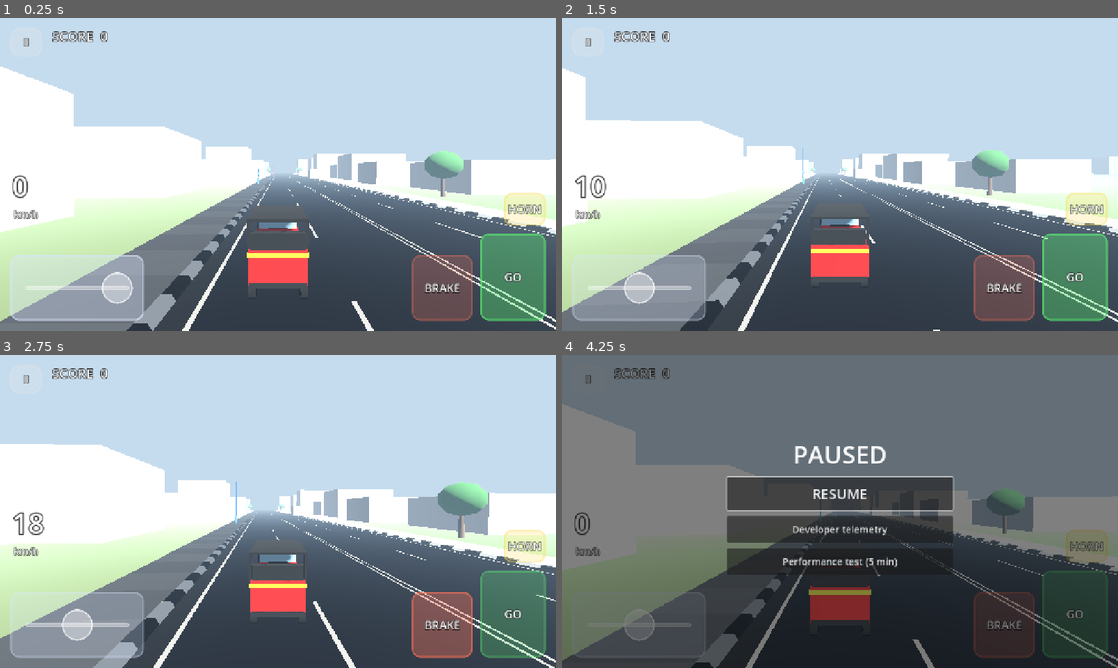
Above: before the commit, frames 1-4 (two rows, left to right).
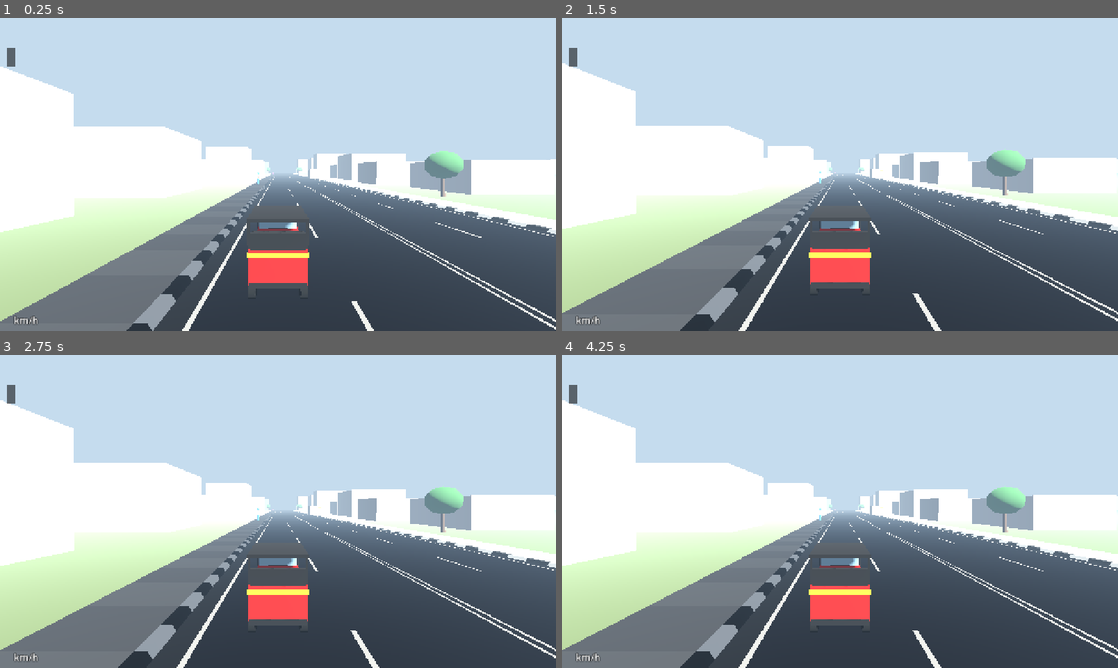
Above: after the commit, the same moments.

Repository: chaven-sl/TukTukColombo
Game: Godot game, scene res://tests/scenarios/mobile_touch_test.tscn
Two runs of this game, one before a commit and one after it. Both use one fixed random seed, a clock stepped at 60 frames per second and the inputs below. This scene is started directly instead of the project's main scene.
Inputs (mouse positions are in pixels of both pictures, inside the frame that each line leads up to):
- Up to frame 1 (0.25 s): no input
- Up to frame 2 (1.5 s): move the mouse to (962, 158) at 0.52 s; hold D (steer_right) 0.53-1.25 s; hold E (interact) 0.53-1.25 s; click (962, 158) at 0.67 s; drag from (728, 190) to (812, 237) at 1.27 s
- Up to frame 3 (2.75 s): move the mouse to (333, 442) at 2.02 s; hold D (steer_right) from 2.03 s (still down); hold E (interact) from 2.03 s (still down)
- Up to frame 4 (4.25 s): release D (steer_right) at 2.75 s; release E (interact) at 2.75 s; drag from (812, 574) to (673, 464) at 2.77 s; move the mouse to (1006, 558) at 3.52 s; hold A (steer_left) from 3.53 s (still down); hold H (horn) from 3.53 s (still down); tap E (interact) at 3.8 s

The runs differ from the first frame. In frame 1, 12% of the frame differs, in the area x 1-99%, y 4-98%; in frame 2, 19%; in frame 3, 22%; in frame 4, 99%, in the area x 0-100%, y 0-100%.
Error after the commit: Parse Error: Identifier "IncidentRules" not declared in the current scope. (res://scripts/rides/ride_manager.gd:299)

Commit message:
feat(rides): hire card, ACCEPT HIRE and dominant selected-passenger marker
Nearest waiting passenger within 220 m is offered as a hire with a card
(type, pickup, destination, trip, priority). Accepting mutes every other offer,
enlarges the selected beacon and adds an overhead PICK UP / type / distance
marker; top-centre GPS line. Named pickup spots; cancellation relative to the
accept distance. Locale keys for hire, GPS and incident lines (si/ta fallback).

Co-Authored-By: Claude Opus 5.5 <noreply@anthropic.com>

Diff:
--- a/data/rides/ride_config.gd
+++ b/data/rides/ride_config.gd
@@ -4,14 +4,21 @@
 ## Speeds are km/h. Subscores are 0–100.
 
 @export_group("Pickup and arrival")
-## Accept prompt appears within this distance of a waiting passenger (m).
+## v0.02 accept distance (m). Kept for reference/tests; since v0.03A1 the
+## hire is offered from hire_offer_radius and the GPS leads to the pickup.
 @export var accept_radius := 12.0
+## v0.03A1: the nearest waiting passenger within this straight-line distance
+## (m) is offered as a hire (card + ACCEPT HIRE); GPS then guides to them.
+@export var hire_offer_radius := 220.0
 ## Tuk must be within this distance of the passenger to board (m)...
 @export var pickup_radius := 9.0
 ## ...and slower than this (km/h).
 @export var pickup_max_speed_kmh := 5.0
-## Accepted offer is cancelled if the tuk drives this far away first (m).
+## Accepted offer is cancelled if the tuk ends up this much farther from the
+## passenger than when the hire was accepted (m), and at least
+## cancel_distance away.
 @export var cancel_distance := 90.0
+@export var cancel_extra_distance := 140.0
 @export var boarding_seconds := 0.8
 @export var arrive_radius := 12.0
 @export var arrive_max_speed_kmh := 5.0
--- a/scenes/road/test_track.tscn
+++ b/scenes/road/test_track.tscn
@@ -168,18 +168,21 @@
 script = ExtResource("6_spot")
 kind = 2
 spot_id = &"pickup_executive"
+display_name_key = "PICKUP_FORT_JUNCTION"
 
 [node name="PickupAunty" type="Marker3D" parent="Pedestrians"]
 transform = Transform3D(1, 0, 0, 0, 1, 0, 0, 0, 1, -9.2, 0.15, -200)
 script = ExtResource("6_spot")
 kind = 2
 spot_id = &"pickup_aunty"
+display_name_key = "PICKUP_PETTAH_LANE"
 
 [node name="PickupThrill" type="Marker3D" parent="Pedestrians"]
 transform = Transform3D(1, 0, 0, 0, 1, 0, 0, 0, 1, 131.8, 0.15, -20)
 script = ExtResource("6_spot")
 kind = 2
 spot_id = &"pickup_thrill"
+display_name_key = "PICKUP_GALLE_ROAD"
 
 [node name="DestMarket" type="Marker3D" parent="Pedestrians"]
 transform = Transform3D(1, 0, 0, 0, 1, 0, 0, 0, 1, 160, 0.15, -362.7)
--- a/scripts/rides/ride_manager.gd
+++ b/scripts/rides/ride_manager.gd
@@ -11,8 +11,10 @@
 ## RideConfig.fail_on_rollover. Minor/major collisions never fail a ride —
 ## they only lower satisfaction.
 ##
-## Input: request_accept() is called by the "interact" action here, and can
-## be called by a future touch button without changes.
+## Input: request_accept() is called by the "interact" action here and by the
+## touch ACCEPT HIRE button. v0.03A1: the offered hire is the nearest waiting
+## passenger within RideConfig.hire_offer_radius; RouteGuidance then leads the
+## player to the pickup and, after boarding, to the destination.
 
 signal state_changed(state: RideState)
 signal reaction(reaction_key: String)
@@ -53,6 +55,8 @@
 var invalid_transitions := 0
 var current_reaction_key := ""
 var current_reaction_time := 0.0
+## Straight-line tuk→passenger distance when the hire was accepted (m).
+var accept_distance := 0.0
 
 var _remaining_timer := 0.0
 var _seat: Node3D
@@ -74,6 +78,7 @@
 	EventBus.collision_event.connect(_on_collision)
 	EventBus.pedestrian_danger.connect(_on_pedestrian_danger)
 	EventBus.pedestrian_impact.connect(_on_pedestrian_impact)
+	EventBus.traffic_incident_started.connect(_on_traffic_incident)
 	player.roll_state_changed.connect(_on_roll_state)
 
 
@@ -101,6 +106,7 @@
 	if state != RideState.NO_RIDE or nearby_offer == null:
 		return false
 	offer = nearby_offer
+	accept_distance = offer.passenger.global_position.distance_to(player.global_position) if offer.passenger != null else 0.0
 	offers.mark(offer, PassengerOffer.State.ACCEPTED)
 	set_state(RideState.OFFER_SELECTED)
 	set_state(RideState.EN_ROUTE_TO_PICKUP)
@@ -118,7 +124,7 @@
 		current_reaction_time -= delta
 	match state:
 		RideState.NO_RIDE:
-			nearby_offer = offers.offer_near(player.global_position, config.accept_radius)
+			nearby_offer = offers.offer_near(player.global_position, config.hire_offer_radius)
 		RideState.EN_ROUTE_TO_PICKUP:
 			_tick_en_route()
 		RideState.BOARDING:
@@ -138,7 +144,7 @@
 		_cancel_offer()
 		return
 	var d := agent.global_position.distance_to(player.global_position)
-	if d > config.cancel_distance:
+	if d > maxf(config.cancel_distance, accept_distance + config.cancel_extra_distance):
 		offers.release_back(offer)
 		_cancel_offer()
 		return
@@ -287,6 +293,13 @@
 		_finish(RideResult.Outcome.FAILED, RideResult.FailReason.PEDESTRIAN_IMPACT)
 
 
+## v0.03A1: a hit driver stopping / getting out. Satisfaction is unchanged —
+## the collision itself was already counted and lost time counts naturally.
+func _on_traffic_incident(tier: int, _pos: Vector3) -> void:
+	if state == RideState.ACTIVE and tier >= IncidentRules.Tier.MODERATE:
+		reactions.on_incident()
+
+
 func _on_roll_state(roll_state: TukController.RollState) -> void:
 	if state == RideState.ACTIVE and roll_state == TukController.RollState.TWO_WHEEL:
 		reactions.on_two_wheel()
--- a/scripts/ui/prototype_hud.gd
+++ b/scripts/ui/prototype_hud.gd
@@ -79,7 +79,7 @@
 
 	_combo_root = VBoxContainer.new()
 	_combo_root.set_anchors_preset(Control.PRESET_CENTER_TOP)
-	_combo_root.position = Vector2(-110, 18)
+	_combo_root.position = Vector2(-110, 84)  # below the GPS instruction line
 	_combo_root.custom_minimum_size = Vector2(220, 0)
 	_combo_root.mouse_filter = Control.MOUSE_FILTER_IGNORE
 	root.add_child(_combo_root)
--- a/scripts/ui/ride_hud.gd
+++ b/scripts/ui/ride_hud.gd
@@ -1,13 +1,22 @@
 class_name RideHud
 extends CanvasLayer
-## Lightweight ride UI: offer card + accept prompt, pickup hint, active-ride
-## panel, passenger reaction bubble, ride result card, unsafe-driving notice,
-## and simple world beacons (pickups while available, destination during a
-## ride). Presentation only; all text via translation keys; speeds in km/h.
+## Lightweight ride UI: hire card + ACCEPT HIRE prompt, GPS instruction,
+## selected-passenger marker, active-ride panel, passenger reaction bubble,
+## ride result card, unsafe-driving notice, and world beacons. Presentation
+## only; all text via translation keys; speeds in km/h.
+##
+## v0.03A1 hire UX: the offered hire is named on a card (passenger type,
+## pickup, destination, trip, priority). Once accepted, the selected
+## passenger's beacon dominates, every other offer is muted, and an overhead
+## "PICK UP / <type> / <distance>" marker follows them; RouteGuidance draws
+## the road route and the top-centre instruction.
 
 var rides: RideManager
 var offers: PassengerOfferManager
 var world: Node3D
+var guidance: RouteGuidance
+## Touch mode hides the keyboard hint (the ACCEPT HIRE button replaces it).
+var touch_mode := false
 
 var _offer_panel: PanelContainer
 var _offer_label: Label
@@ -23,18 +32,33 @@
 var _mood_state: PassengerMood.Mood = PassengerMood.Mood.HAPPY
 var _pickup_beacons: Dictionary = {}  # PassengerOffer -> MeshInstance3D
 var _dest_beacon: MeshInstance3D
-
-
-func setup(p_rides: RideManager, p_offers: PassengerOfferManager, p_world: Node3D) -> void:
+var _gps_panel: PanelContainer
+var _gps_label: Label
+var _pickup_tag: Label3D
+
+
+func setup(p_rides: RideManager, p_offers: PassengerOfferManager, p_world: Node3D, p_guidance: RouteGuidance = null) -> void:
 	rides = p_rides
 	offers = p_offers
 	world = p_world
+	guidance = p_guidance
 	rides.result_ready.connect(_on_result)
 	rides.reaction.connect(_on_reaction)
 	EventBus.pedestrian_impact.connect(_on_pedestrian_impact)
 	for offer in offers.offers:
 		_pickup_beacons[offer] = _beacon(offer.profile.marker_color, 0.18)
 	_dest_beacon = _beacon(Color(0.2, 1.0, 0.45), 0.35)
+	_pickup_tag = Label3D.new()
+	_pickup_tag.billboard = BaseMaterial3D.BILLBOARD_ENABLED
+	_pickup_tag.no_depth_test = true
+	_pickup_tag.fixed_size = true
+	_pickup_tag.pixel_size = 0.0011
+	_pickup_tag.font_size = 30
+	_pickup_tag.outline_size = 10
+	_pickup_tag.modulate = Color(1.0, 0.95, 0.4)
+	_pickup_tag.render_priority = 10
+	_pickup_tag.visible = false
+	world.add_child(_pickup_tag)
 
 
 func _ready() -> void:
@@ -43,8 +67,13 @@
 	root.set_anchors_preset(Control.PRESET_FULL_RECT)
 	root.mouse_filter = Control.MOUSE_FILTER_IGNORE
 	add_child(root)
-	_offer_panel = _panel(root, Control.PRESET_CENTER_BOTTOM, Vector2(-230, -190), Vector2(460, 0))
+	# Hire card top-left: clear of both thumb zones and the GPS/combo line.
+	_offer_panel = _panel(root, Control.PRESET_TOP_LEFT, Vector2(24, 100), Vector2(400, 0))
 	_offer_label = _label(_offer_panel, 22)
+	_gps_panel = _panel(root, Control.PRESET_CENTER_TOP, Vector2(-200, 12), Vector2(400, 0))
+	_gps_label = _label(_gps_panel, 30)
+	_gps_label.horizontal_alignment = HORIZONTAL_ALIGNMENT_CENTER
+	(_gps_panel.get_theme_stylebox("panel") as StyleBoxFlat).bg_color = Color(0.02, 0.18, 0.28, 0.82)
 	_ride_panel = _panel(root, Control.PRESET_TOP_RIGHT, Vector2(-380, 18), Vector2(360, 0))
 	_ride_label = _label(_ride_panel, 20)
 	_result_panel = _panel(root, Control.PRESET_CENTER, Vector2(-250, -190), Vector2(500, 0))
@@ -64,6 +93,7 @@
 	_notice.label_settings = _settings(44, Color(1.0, 0.35, 0.3))
 	root.add_child(_notice)
 	_offer_panel.visible = false
+	_gps_panel.visible = false
 	_ride_panel.visible = false
 	_result_panel.visible = false
 
@@ -135,6 +165,7 @@
 		return
 	_update_beacons()
 	_update_offer_panel()
+	_update_gps()
 	_update_ride_panel(delta)
 	if _result_timer > 0.0:
 		_result_timer -= delta
@@ -147,22 +178,47 @@
 
 
 func _unhandled_input(event: InputEvent) -> void:
-	if _result_panel != null and _result_panel.visible and event.is_action_pressed("interact") and rides.nearby_offer == null:
+	if _result_panel != null and _result_panel.visible and event.is_action_pressed("interact"):
 		_result_panel.visible = false
 		_result_timer = 0.0
 
 
 func _update_beacons() -> void:
+	var selected: PassengerOffer = rides.offer if rides.state == RideManager.RideState.EN_ROUTE_TO_PICKUP \
+			or rides.state == RideManager.RideState.BOARDING else null
+	var highlighted: PassengerOffer = rides.nearby_offer if rides.state == RideManager.RideState.NO_RIDE else null
+	var hire_taken := rides.state != RideManager.RideState.NO_RIDE
 	for offer in _pickup_beacons.keys():
 		var beacon: MeshInstance3D = _pickup_beacons[offer]
 		var o: PassengerOffer = offer
-		beacon.visible = o.state == PassengerOffer.State.AVAILABLE or (o == rides.offer and rides.state == RideManager.RideState.EN_ROUTE_TO_PICKUP)
-		if beacon.visible:
-			beacon.global_position = o.pickup.global_position + Vector3(0, 3.5, 0)
+		# Once a hire is taken only the selected passenger keeps a beacon.
+		beacon.visible = o == selected or (not hire_taken and o.state == PassengerOffer.State.AVAILABLE)
+		if o.passenger != null:
+			if hire_taken and o != selected:
+				o.passenger.hide_passenger_marker()
+			elif o.state == PassengerOffer.State.AVAILABLE or o == selected:
+				o.passenger.show_passenger_marker(o.profile.marker_color)
+		if not beacon.visible:
+			continue
+		var emphasis := 3.0 if o == selected else (1.8 if o == highlighted else 1.0)
+		beacon.scale = Vector3(emphasis, 1.0 + (emphasis - 1.0) * 0.6, emphasis)
+		var anchor := o.passenger.global_position if o.passenger != null else o.pickup.global_position
+		beacon.global_position = anchor + Vector3(0, 3.5 * beacon.scale.y, 0)
 	var show_dest := rides.state == RideManager.RideState.ACTIVE and rides.offer != null
 	_dest_beacon.visible = show_dest
 	if show_dest:
 		_dest_beacon.global_position = rides.offer.destination.global_position + Vector3(0, 3.5, 0)
+	_update_pickup_tag(selected)
+
+
+func _update_pickup_tag(selected: PassengerOffer) -> void:
+	var agent := selected.passenger if selected != null else null
+	_pickup_tag.visible = agent != null and rides.state == RideManager.RideState.EN_ROUTE_TO_PICKUP
+	if not _pickup_tag.visible:
+		return
+	var dist := guidance.remaining_m if guidance != null and guidance.plan != null else agent.global_position.distance_to(rides.player.global_position)
+	_pickup_tag.text = "%s\n%s\n%d m" % [tr("UI_PICK_UP_MARKER"), tr(selected.profile.display_name_key).to_upper(), RoutePlan.display_distance(dist)]
+	_pickup_tag.global_position = agent.global_position + Vector3(0, 2.6, 0)
 
 
 func _update_offer_panel() -> void:
@@ -171,18 +227,28 @@
 	match rides.state:
 		RideManager.RideState.NO_RIDE:
 			if offer != null:
+				lines.append(tr("UI_HIRE_AVAILABLE"))
 				lines.append(tr(offer.profile.display_name_key).to_upper())
+				lines.append("%s: %s" % [tr("UI_PICKUP"), tr(offer.pickup.display_name_key)])
 				lines.append("%s: %s" % [tr("UI_DESTINATION"), tr(offer.destination.display_name_key)])
-				lines.append("%s: %s" % [tr("UI_DISTANCE"), km(offer.route_m)])
+				lines.append("%s: %s" % [tr("UI_TRIP"), km(offer.route_m)])
 				lines.append("%s: %s" % [tr("UI_PRIORITY"), tr(offer.profile.priority_key)])
-				lines.append("")
-				lines.append(tr("UI_ACCEPT_RIDE") % interact_key_label())
+				if not touch_mode:
+					lines.append("")
+					lines.append(tr("UI_ACCEPT_HIRE") % interact_key_label())
 		RideManager.RideState.EN_ROUTE_TO_PICKUP:
 			lines.append(tr("UI_PICKUP_HINT") % tr(rides.offer.profile.display_name_key))
+			lines.append("%s: %s" % [tr("UI_PICKUP"), tr(rides.offer.pickup.display_name_key)])
 		RideManager.RideState.BOARDING:
 			lines.append(tr("UI_BOARDING"))
 	_offer_panel.visible = not lines.is_empty()
 	_offer_label.text = "\n".join(lines)
+
+
+func _update_gps() -> void:
+	var text := guidance.instruction_text() if guidance != null else ""
+	_gps_panel.visible = not text.is_empty()
+	_gps_label.text = text
 
 
 func _update_ride_panel(delta: float) -> void:
@@ -198,7 +264,8 @@
 	var lines := PackedStringArray()
 	lines.append(tr(rides.offer.profile.display_name_key).to_upper())
 	lines.append("%s: %s" % [tr("UI_DESTINATION"), tr(rides.offer.destination.display_name_key)])
-	lines.append("%s: %s" % [tr("UI_REMAINING"), km(rides.remaining_m)])
+	var remaining := guidance.remaining_m if guidance != null and guidance.plan != null else rides.remaining_m
+	lines.append("%s: %s" % [tr("UI_REMAINING"), km(remaining)])
 	lines.append("%s: %s" % [tr("UI_PASSENGER_MOOD"), tr(PassengerMood.KEYS[_mood_state])])
 	lines.append("%s: %d:%02d" % [tr("UI_RIDE_TIME"), int(t.elapsed) / 60, int(t.elapsed) % 60])
 	_ride_label.text = "\n".join(lines)
Not shown, changed: locale/en.po
Not shown, changed: locale/si.po
Not shown, changed: locale/ta.po
